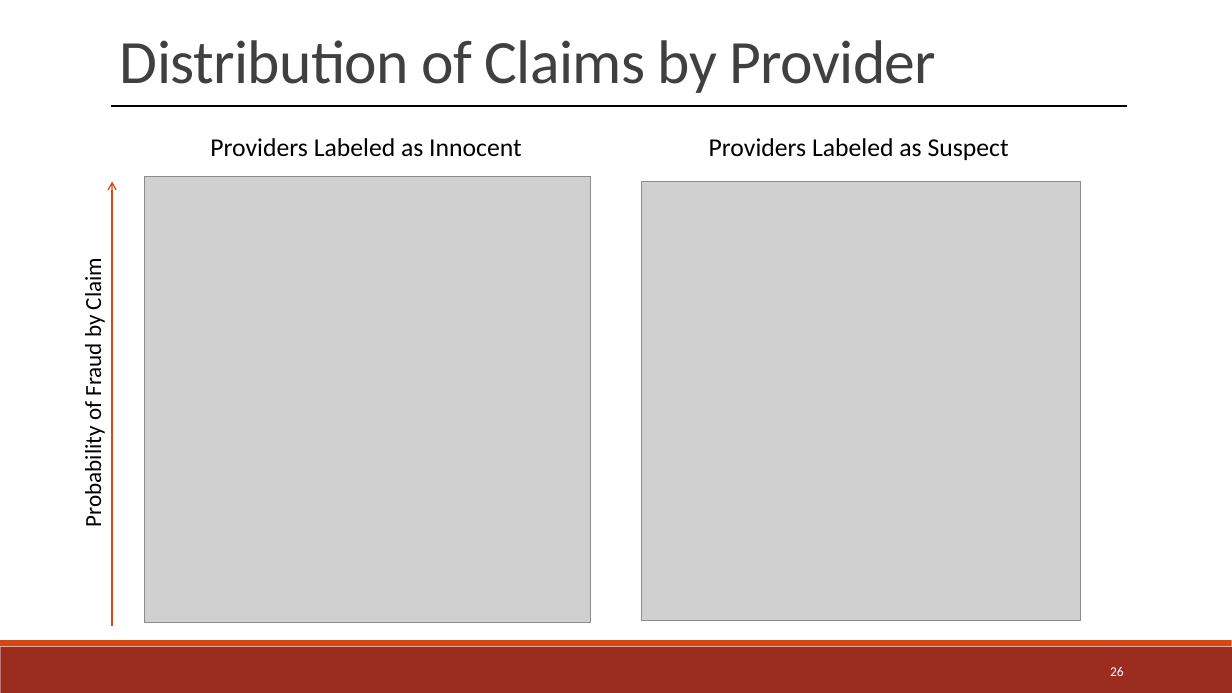
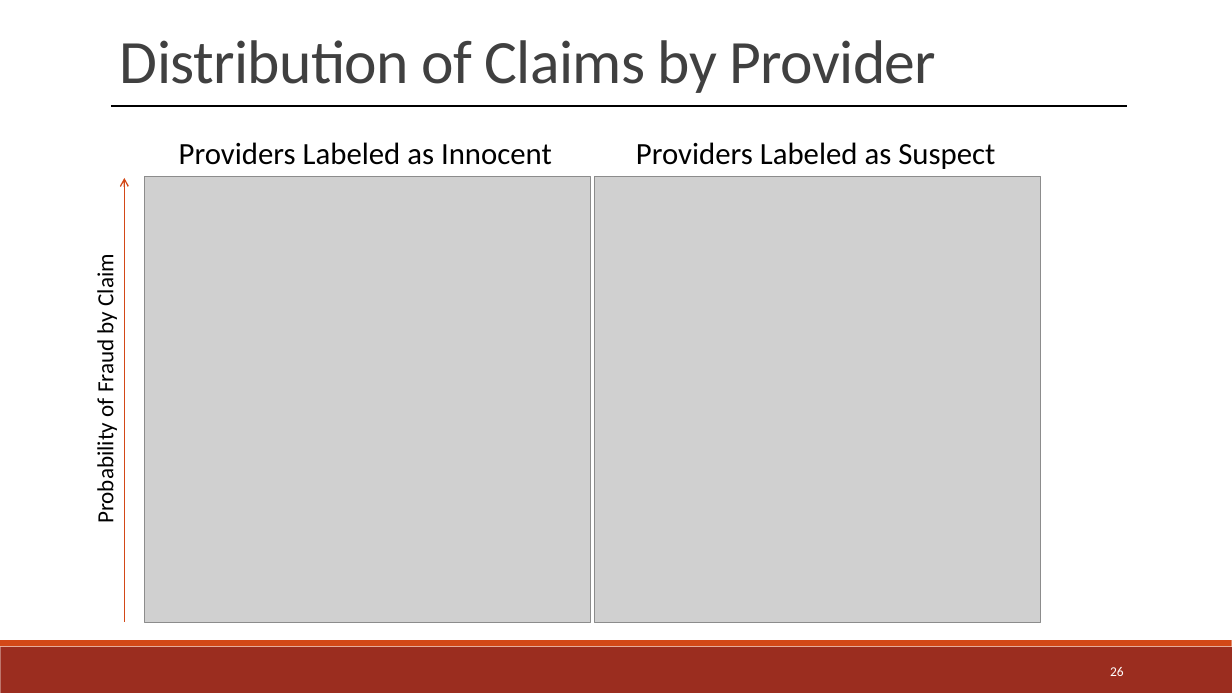
Before and after one commit to jwelch1123/healthcare_fraud_detection, a slide deck: slide 26 of Presentation.pptx. Drawn at 1232x693 pixels with LibreOffice and Linux fonts; fonts in the diff are those of the drawing; grey boxes stand for pictures. Boxes give left, top, right and bottom in pixels: in the first picture for what was removed or moved away, otherwise in the second. Text is boxed around its words. In the diff, an @@ line names an element or a change of style, - is before the commit and + after.

```diff
--- a/Presentation.pptx
+++ b/Presentation.pptx
@@ text "Providers Labeled as Innocent": place and size @@
-text "Providers Labeled as Innocent" at bbox=[210, 138, 522, 157]
+text "Providers Labeled as Innocent" at bbox=[179, 142, 552, 165]
@@ text "Providers Labeled as Innocent" at bbox=[179, 142, 552, 165]: size 20 to 24 pt @@
@@ text "Providers Labeled as Suspect" at bbox=[636, 142, 995, 169]: size 20 to 24 pt @@
@@ text "Providers Labeled as Suspect": place and size @@
-text "Providers Labeled as Suspect" at bbox=[709, 138, 1009, 160]
+text "Providers Labeled as Suspect" at bbox=[636, 142, 995, 169]
@@ arrow moved from (112, 181) - (112, 626) to (125, 178) - (125, 623) @@
@@ picture: place and size @@
-picture at bbox=[641, 181, 1080, 620]
+picture at bbox=[595, 177, 1042, 623]
@@ text "Probability of Fraud by Claim": place and size @@
-text "Probability of Fraud by Claim" at bbox=[79, 263, 107, 524]
+text "Probability of Fraud by Claim" at bbox=[91, 259, 119, 521]
```
Also in this commit, not shown: 5 other slides changed, 12 other files.
